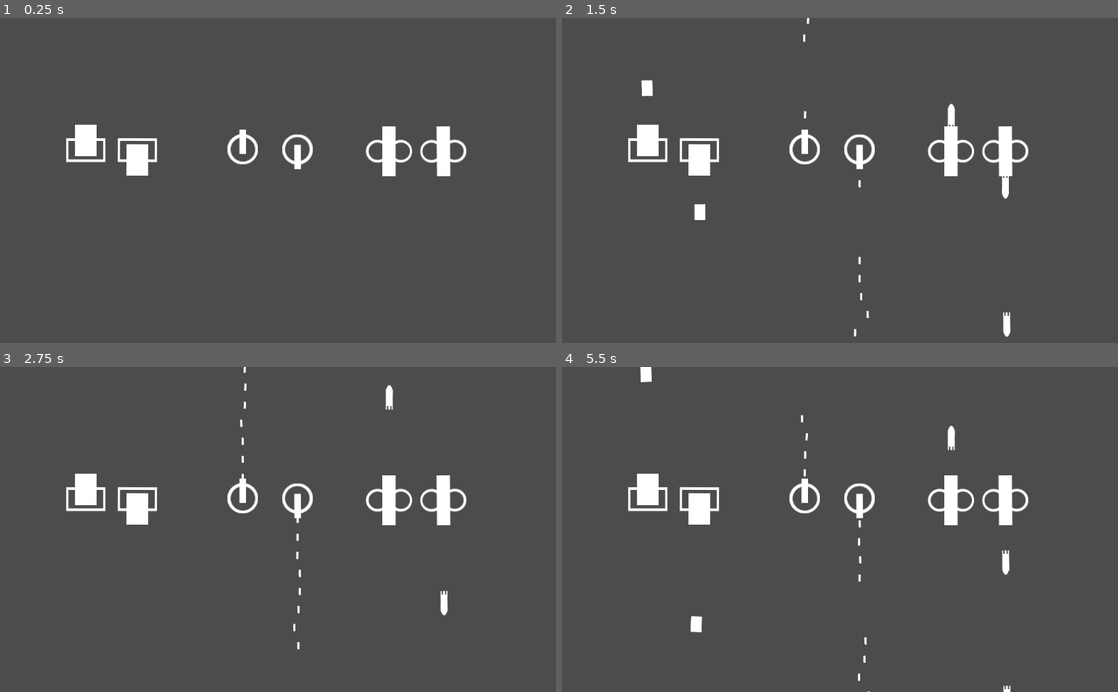
Above: before the commit, frames 1-4 (two rows, left to right).
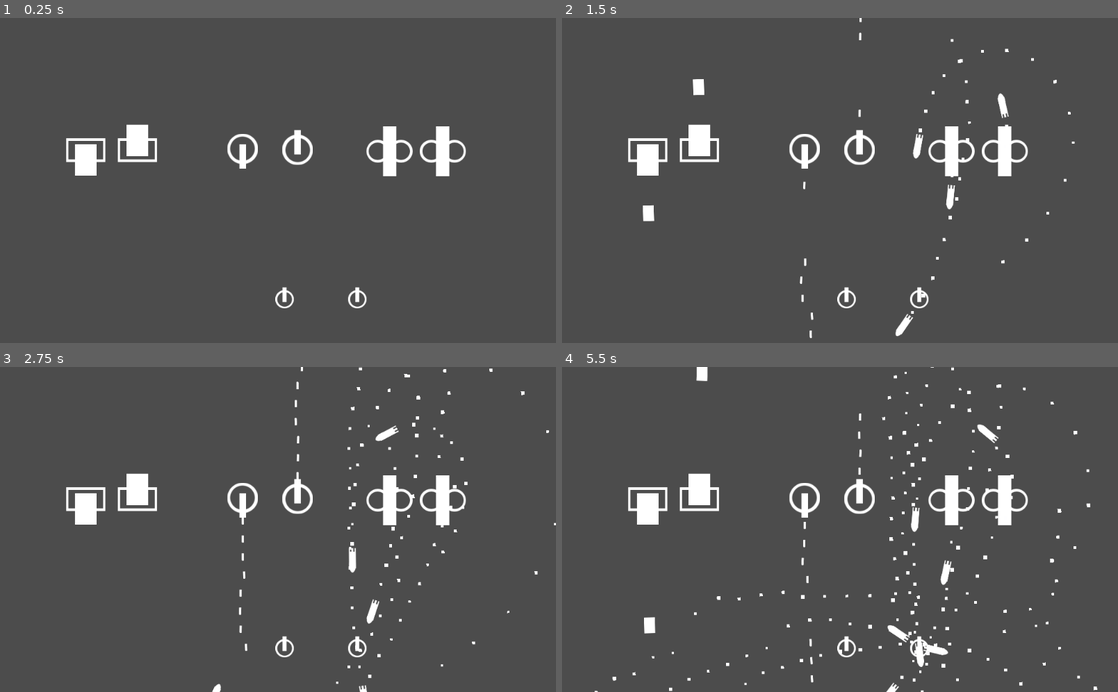
Above: after the commit, the same moments.

Repository: Arku-Tacito/Godot_Fleet
Game: Godot game, scene res://Scenes/Global/test_demo.tscn
The game is run twice, just before and just after one commit, with the same random seed, the same clock (stepped at 60 frames per second) and the same inputs. The project has no main scene, so this scene is started directly.
Inputs:
- Up to frame 1 (0.25 s): no input
- Up to frame 2 (1.5 s): tap Enter at 0.5 s; hold Space (attack) 0.53-1.28 s; tap Space (attack) at 1.35 s
- Up to frame 3 (2.75 s): hold Space (attack) from 2.03 s (still down)
- Up to frame 4 (5.5 s): release Space (attack) at 2.78 s; tap Space (attack) at 2.85, 4.35 s; hold Space (attack) 3.53-4.28 s; hold Space (attack) from 5.03 s (still down)

The runs differ from the first frame. In frame 1, 1.6% of the frame differs, in the area x 13-84%, y 32-90%; in frame 2, 3.1%; in frame 3, 2.9%; in frame 4, 4.0%, in the area x 5-97%, y 0-100%.

Commit message:
[UPDATE]添加导弹跟踪效果和尾部粒子, 删除无用脚本

Diff:
--- a/Scenes/Global/test_demo.gd
+++ b/Scenes/Global/test_demo.gd
@@ -19,5 +19,6 @@
 	bu.position = position
 	bu.rotation = rotation
 	bu.velocity = bu.basic_velocity.rotated(bu.rotation)
-	bu.target = target
+	# bu.target = target
+	bu.target = $Target/Target2		# 测试目标
 	add_child(bu)
--- a/Scenes/Global/test_demo.tscn
+++ b/Scenes/Global/test_demo.tscn
@@ -1,15 +1,17 @@
-[gd_scene load_steps=5 format=2]
+[gd_scene load_steps=6 format=2]
 
 [ext_resource path="res://Scenes/Global/test_demo.gd" type="Script" id=1]
 [ext_resource path="res://Scenes/Module/MachineGun.tscn" type="PackedScene" id=2]
 [ext_resource path="res://Scenes/Module/Cannon.tscn" type="PackedScene" id=3]
 [ext_resource path="res://Scenes/Module/MissileBattery.tscn" type="PackedScene" id=4]
+[ext_resource path="res://art/ship/machinegun.png" type="Texture" id=5]
 
 [node name="RootNode" type="Node2D"]
 script = ExtResource( 1 )
 
 [node name="MGun" parent="." instance=ExtResource( 2 )]
 position = Vector2( 447, 242 )
+rotation = 1.5708
 __meta__ = {
 "_edit_group_": true
 }
@@ -17,7 +19,7 @@
 
 [node name="MGun2" parent="." instance=ExtResource( 2 )]
 position = Vector2( 548, 243 )
-rotation = -3.14891
+rotation = -1.5708
 __meta__ = {
 "_edit_group_": true
 }
@@ -25,6 +27,7 @@
 
 [node name="Cannon" parent="." instance=ExtResource( 3 )]
 position = Vector2( 158, 244 )
+rotation = 1.5708
 __meta__ = {
 "_edit_group_": true
 }
@@ -32,7 +35,7 @@
 
 [node name="Cannon2" parent="." instance=ExtResource( 3 )]
 position = Vector2( 253, 244 )
-rotation = 3.145
+rotation = -1.5708
 __meta__ = {
 "_edit_group_": true
 }
@@ -40,12 +43,27 @@
 
 [node name="MachineGun" parent="." instance=ExtResource( 4 )]
 position = Vector2( 717, 246 )
+rotation = 1.5708
 is_selected = true
 
 [node name="MachineGun2" parent="." instance=ExtResource( 4 )]
 position = Vector2( 816, 246 )
-rotation = 3.13204
+rotation = -1.5708
 is_selected = true
+
+[node name="Target" type="Node2D" parent="."]
+position = Vector2( 524, 519 )
+
+[node name="Sprite" type="Sprite" parent="Target"]
+scale = Vector2( 0.6, 0.6 )
+texture = ExtResource( 5 )
+
+[node name="Target2" type="Node2D" parent="Target"]
+position = Vector2( 134, 0 )
+
+[node name="Sprite" type="Sprite" parent="Target/Target2"]
+scale = Vector2( 0.6, 0.6 )
+texture = ExtResource( 5 )
 
 [connection signal="firebullet" from="MGun/Trigger" to="." method="_on_Trigger_firebullet"]
 [connection signal="firebullet" from="MGun2/Trigger" to="." method="_on_Trigger_firebullet"]
--- a/Scenes/Module/Cannon.tscn
+++ b/Scenes/Module/Cannon.tscn
@@ -6,17 +6,18 @@
 [ext_resource path="res://Scenes/Weapon/BulletTrigger.tscn" type="PackedScene" id=4]
 
 [sub_resource type="RectangleShape2D" id=1]
-extents = Vector2( 36, 22 )
+extents = Vector2( 22, 36 )
 
 [node name="Cannon" type="KinematicBody2D"]
 script = ExtResource( 1 )
 
 [node name="Trigger" parent="." instance=ExtResource( 4 )]
-position = Vector2( 0, -56 )
+position = Vector2( 58, 0 )
 bullet = ExtResource( 3 )
 rotation_offset_range = 2.0
 
 [node name="Sprite" type="Sprite" parent="."]
+rotation = 1.5708
 texture = ExtResource( 2 )
 
 [node name="CollisionShape2D" type="CollisionShape2D" parent="."]
--- a/Scenes/Module/MachineGun.tscn
+++ b/Scenes/Module/MachineGun.tscn
@@ -12,13 +12,14 @@
 script = ExtResource( 1 )
 
 [node name="Trigger" parent="." instance=ExtResource( 5 )]
-position = Vector2( 0, -40 )
+position = Vector2( 40, 0 )
 bullet = ExtResource( 3 )
 gen_number = 10
 gen_cd = 3
 rotation_offset_range = 3.0
 
 [node name="Sprite" type="Sprite" parent="."]
+rotation = 1.5708
 texture = ExtResource( 2 )
 
 [node name="CollisionShape2D" type="CollisionShape2D" parent="."]
--- a/Scenes/Module/MissileBattery.tscn
+++ b/Scenes/Module/MissileBattery.tscn
@@ -12,10 +12,11 @@
 script = ExtResource( 1 )
 
 [node name="Trigger" parent="." instance=ExtResource( 5 )]
-position = Vector2( 0, -40 )
+position = Vector2( 55, 0 )
 bullet = ExtResource( 3 )
 
 [node name="Sprite" type="Sprite" parent="."]
+rotation = 1.5708
 texture = ExtResource( 2 )
 
 [node name="CollisionShape2D" type="CollisionShape2D" parent="."]
--- a/Scenes/Weapon/Bullet.gd
+++ b/Scenes/Weapon/Bullet.gd
@@ -1,14 +1,17 @@
 """子弹"""
 extends Area2D
-export var speed = 500		 # 速度
+export var speed = 500		 	# 速度
+export var rotation_speed = 1.0	# 转向速度
 export var life_time = 500	 # 基础存活时间
 export var basic_damage = 5 # 基础伤害
 export var aoe_damage = 3	# 范围爆炸伤害
 export var cross_level = 1	# 穿击等级, 撞击物体后是否继续前进
+export var is_target_locked = false	# 是否锁定目标
 
 var target = null
-var basic_velocity = Vector2.UP
+var basic_velocity = Vector2.RIGHT
 var velocity = Vector2.ZERO
+var acceleration_velocity = Vector2.ZERO	# 加速度, 用于平滑移动(导弹跟踪用)
 # Declare member variables here. Examples:
 # var a = 2
 # var b = "text"
@@ -18,8 +21,18 @@
 func _ready():
 	pass # Replace with function body.
 
+func _update_velocity_with_target(target_position:Vector2, delta):
+	var line_velocity = (target_position - global_position).normalized() * speed	# 朝向目标的向量, 要用global
+	acceleration_velocity = (line_velocity - velocity).normalized() * rotation_speed	# 转向加速度
+	velocity += acceleration_velocity * delta	# 更新速度
+	velocity = velocity.normalized()			# 限制速率不会超过本身最大速率
+	global_rotation = velocity.angle()			# 朝向跟着速度走
+
 func _physics_process(delta):
 	if !life_time:
 		queue_free()
 	life_time -= 1
-	position += velocity * speed * delta
+	# 跟踪模式, 根据目标更新速度
+	if is_target_locked and target:
+		_update_velocity_with_target(target.global_position, delta)
+	global_position += velocity * speed * delta
--- a/Scenes/Weapon/Cannon_Ball.tscn
+++ b/Scenes/Weapon/Cannon_Ball.tscn
@@ -13,9 +13,10 @@
 cross_level = 2
 
 [node name="Sprite" type="Sprite" parent="."]
+rotation = 1.5708
 scale = Vector2( 0.5, 0.5 )
 texture = ExtResource( 2 )
 
 [node name="CollisionShape2D" type="CollisionShape2D" parent="."]
-position = Vector2( 0, -2 )
+position = Vector2( 2, 0 )
 shape = SubResource( 1 )
--- a/Scenes/Weapon/MGun_Bullet.tscn
+++ b/Scenes/Weapon/MGun_Bullet.tscn
@@ -11,10 +11,11 @@
 aoe_damage = 0
 
 [node name="Sprite" type="Sprite" parent="."]
+position = Vector2( 4, 0 )
+rotation = 1.5708
 scale = Vector2( 0.5, 0.5 )
 texture = ExtResource( 1 )
 
 [node name="CollisionShape2D" type="CollisionShape2D" parent="."]
-position = Vector2( 9.31323e-10, -2 )
-rotation = 0.00721294
+position = Vector2( 5, 0 )
 shape = SubResource( 1 )
--- a/Scenes/Weapon/Missile.tscn
+++ b/Scenes/Weapon/Missile.tscn
@@ -1,21 +1,45 @@
-[gd_scene load_steps=4 format=2]
+[gd_scene load_steps=5 format=2]
 
 [ext_resource path="res://Scenes/Weapon/Bullet.gd" type="Script" id=1]
 [ext_resource path="res://art/ship/missile.png" type="Texture" id=2]
 
 [sub_resource type="RectangleShape2D" id=1]
-extents = Vector2( 7.5, 18 )
+extents = Vector2( 16, 6 )
+
+[sub_resource type="ParticlesMaterial" id=2]
+flag_disable_z = true
+direction = Vector3( -1, 0, 0 )
+spread = 1.0
+gravity = Vector3( 0, 0, 0 )
+initial_velocity = 250.0
+angular_velocity = 3.0
+orbit_velocity = 0.0
+orbit_velocity_random = 0.08
+linear_accel = 1.98
+scale = 7.0
+scale_random = 0.5
 
 [node name="CaonnonBall" type="Area2D"]
 script = ExtResource( 1 )
 speed = 300
+rotation_speed = 5.0
 basic_damage = 30
 aoe_damage = 30
+is_target_locked = true
 
 [node name="Sprite" type="Sprite" parent="."]
+position = Vector2( 5, 1.90735e-06 )
+rotation = 1.5708
 scale = Vector2( 0.5, 0.5 )
 texture = ExtResource( 2 )
 
 [node name="CollisionShape2D" type="CollisionShape2D" parent="."]
-position = Vector2( 0, -3 )
+position = Vector2( 5, 1.90735e-06 )
 shape = SubResource( 1 )
+
+[node name="Particles2D" type="Particles2D" parent="."]
+position = Vector2( -21, 1.90735e-06 )
+amount = 30
+lifetime = 2.0
+local_coords = false
+process_material = SubResource( 2 )
--- a/Script/Common/RigidObject.gd
+++ /dev/null
@@ -1,46 +0,0 @@
-# 通用模块脚本, 拥有基础的状态转换逻辑和属性
-extends Node2D
-enum STATUS {IDLE, DIE, ATTACK, HIT, MOVE}	# 状态类型
-
-"""基础属性"""
-export var health = 100		# 血量
-export var speed = 0		# 移动速度
-export var rotation_speed = 0	# 旋转速度
-
-var velocity = Vector2.ZERO	# 当前速度向量
-var rotation_dir = 0	# 当前旋转角度
-var is_selected = false	# 是否被选中
-var status = STATUS.IDLE	# 基础状态
-
-"""基础函数"""
-# 状态执行
-func do_idle(delta):
-	pass
-func do_move(delta):
-	pass
-func do_attack(delta):
-	pass
-func do_hit(delta):
-	pass
-func do_die(delta):
-	pass
-
-# 状态转换
-func status_process(cur_status, delta):
-	match cur_status:
-		STATUS.IDLE:
-			do_idle(delta)
-		STATUS.ATTACK:
-			do_attack(delta)
-		STATUS.DIE:
-			do_die(delta)
-		STATUS.MOVE:
-			do_move(delta)
-
-## Called when the node enters the scene tree for the first time.
-#func _ready():
-#	pass # Replace with function body.
-#
-## Called every frame. 'delta' is the elapsed time since the previous frame.
-#func _process(delta):
-#	pass
